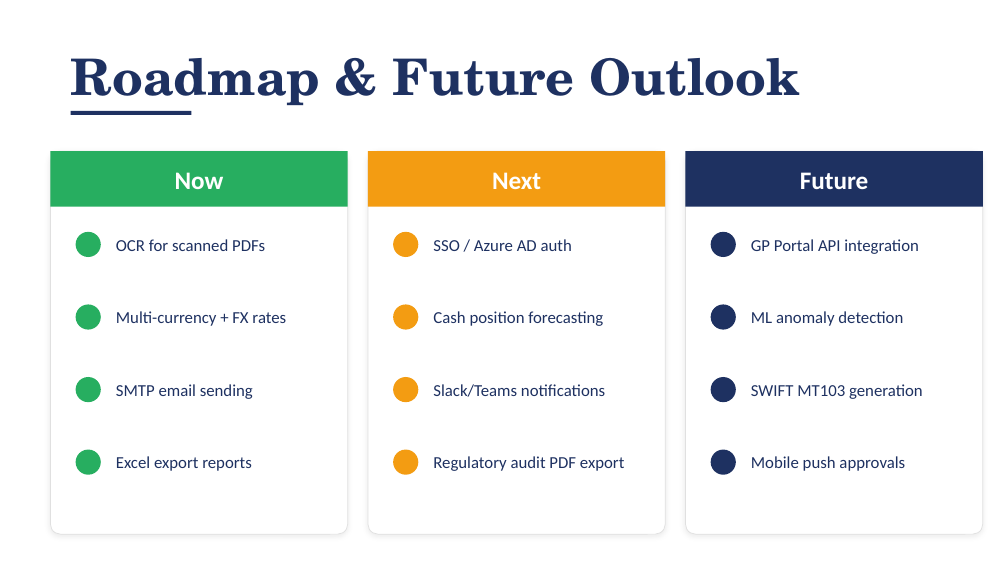
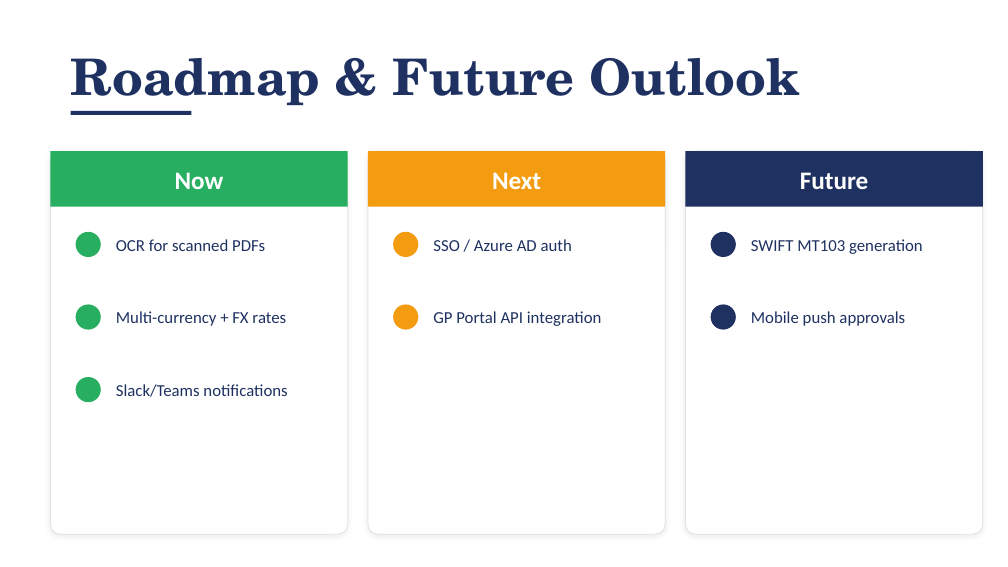
Before and after one commit to SEFICO-23/Sentinel, a slide deck: slide 8 of Project_Sentinel_Presentation.pptx. Drawn at 1008x567 pixels with LibreOffice and Linux fonts; fonts in the diff are those of the drawing. Boxes give left, top, right and bottom in pixels: in the first picture for what was removed or moved away, otherwise in the second. Text is boxed around its words. In the diff, an @@ line names an element or a change of style, - is before the commit and + after.

```diff
--- a/Project_Sentinel_Presentation.pptx
+++ b/Project_Sentinel_Presentation.pptx
@@ text "SWIFT MT103 generation": place and size @@
-text "SWIFT MT103 generation" at (751, 384, 923, 399)
+text "SWIFT MT103 generation" at (751, 239, 923, 254)
@@ text "GP Portal API integration": place and size @@
-text "GP Portal API integration" at (751, 239, 919, 254)
+text "GP Portal API integration" at (433, 311, 602, 326)
@@ text "Mobile push approvals": place and size @@
-text "Mobile push approvals" at (751, 456, 905, 471)
+text "Mobile push approvals" at (751, 311, 905, 326)
@@ text removed at (433, 311, 603, 326) @@
-Cash position forecasting
@@ text removed at (751, 311, 903, 326) @@
-ML anomaly detection
@@ text "Slack/Teams notifications": place and size @@
-text "Slack/Teams notifications" at (433, 384, 605, 397)
+text "Slack/Teams notifications" at (116, 384, 287, 397)
@@ text removed at (116, 384, 253, 399) @@
-SMTP email sending
@@ ellipse removed at (393, 377, 418, 402) @@
@@ ellipse removed at (711, 377, 736, 402) @@
@@ ellipse removed at (76, 450, 101, 475) @@
@@ text removed at (116, 456, 252, 471) @@
-Excel export reports
@@ ellipse removed at (393, 450, 418, 475) @@
@@ text removed at (433, 456, 624, 471) @@
-Regulatory audit PDF export
@@ ellipse removed at (711, 450, 736, 475) @@
```
Also in this commit, not shown: 3 other slides changed, 7 other files.
